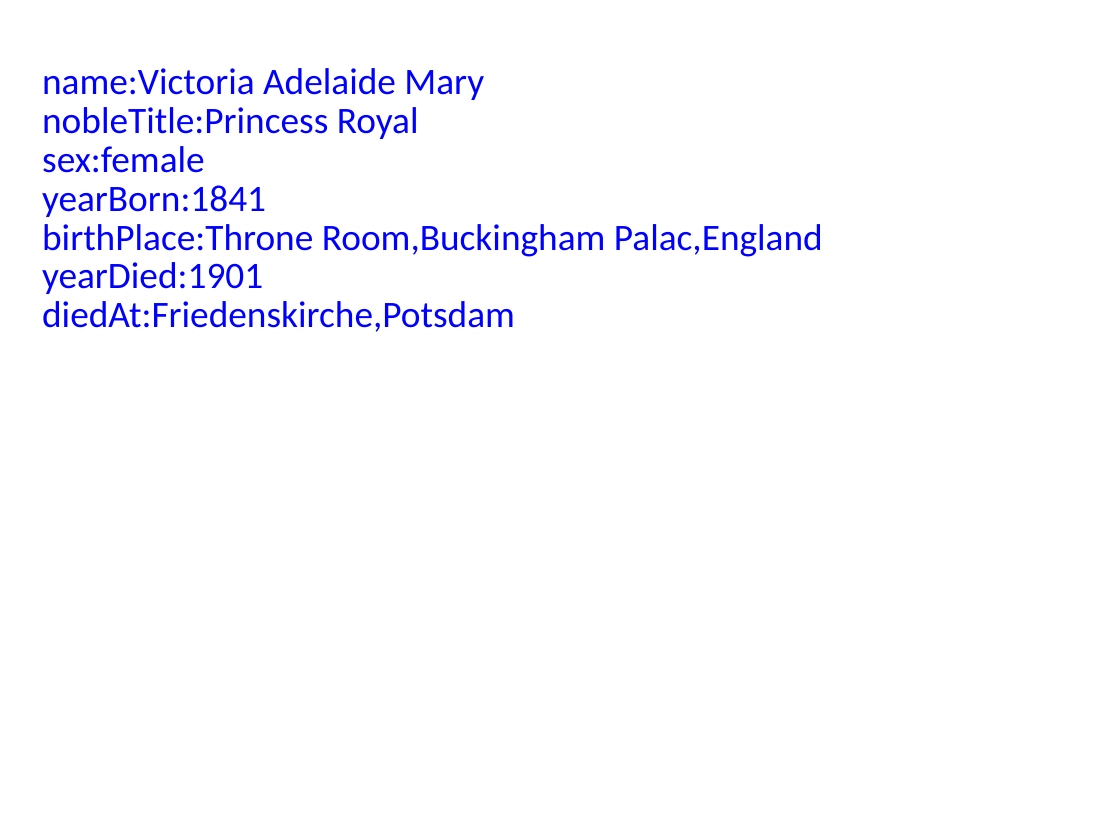
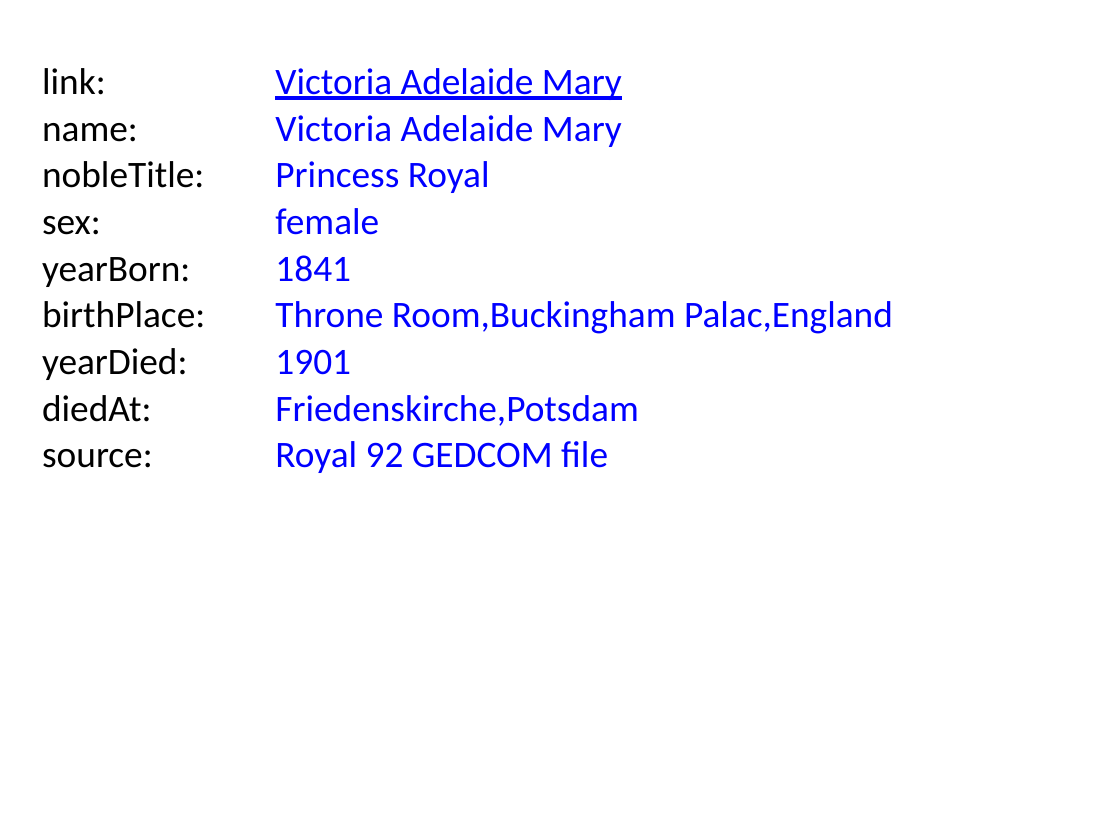
Before and after one commit to BITPlan/com.bitplan.simplegraph, a slide deck: slide 2 of QueenVictoria.pptx. Drawn at 1120x840 pixels with LibreOffice and Linux fonts; fonts in the diff are those of the drawing. Boxes give left, top, right and bottom in pixels: in the first picture for what was removed or moved away, otherwise in the second. Text is boxed around its words. In the diff, an @@ line names an element or a change of style, - is before the commit and + after.

```diff
--- a/QueenVictoria.pptx
+++ b/QueenVictoria.pptx
@@ text added at <box>42,68,106,95</box>, 24 pt, text #000000 @@
+link:
@@ text at <box>275,68,622,100</box>: text changed @@
-name:Victoria Adelaide Mary
+Victoria Adelaide Mary
@@ text added at <box>275,115,622,147</box>, 24 pt, text #0000FF @@
+Victoria Adelaide Mary
@@ text added at <box>42,123,138,142</box>, 24 pt, text #000000 @@
+name:
@@ text added at <box>42,161,204,188</box>, 24 pt, text #000000 @@
+nobleTitle:
@@ text at <box>275,161,490,193</box>: text changed @@
-nobleTitle:Princess Royal
+Princess Royal
@@ text at <box>275,208,379,235</box>: text changed @@
-sex:female
+female
@@ text added at <box>42,216,101,235</box>, 24 pt, text #000000 @@
+sex:
@@ text added at <box>42,257,190,287</box>, 24 pt, text #000000 @@
+yearBorn:
@@ text at <box>275,255,351,282</box>: text changed @@
-yearBorn:1841
+1841
@@ text added at <box>42,301,205,328</box>, 24 pt, text #000000 @@
+birthPlace:
@@ text at <box>275,301,893,334</box>: text changed @@
-birthPlace:Throne Room,Buckingham Palac,England
+Throne Room,Buckingham Palac,England
@@ text added at <box>42,348,187,380</box>, 24 pt, text #000000 @@
+yearDied:
@@ text at <box>275,349,351,375</box>: text changed @@
-yearDied:1901
+1901
@@ text added at <box>42,395,151,422</box>, 24 pt, text #000000 @@
+diedAt:
@@ text at <box>275,395,638,426</box>: text changed @@
-diedAt:Friedenskirche,Potsdam
+Friedenskirche,Potsdam
@@ text added at <box>42,449,153,468</box>, 24 pt, text #000000 @@
+source:
@@ text added at <box>275,441,608,473</box>, 24 pt, text #0000FF @@
+Royal 92 GEDCOM file
```
Also in this commit, not shown: 9 other slides changed, 15 other files.
